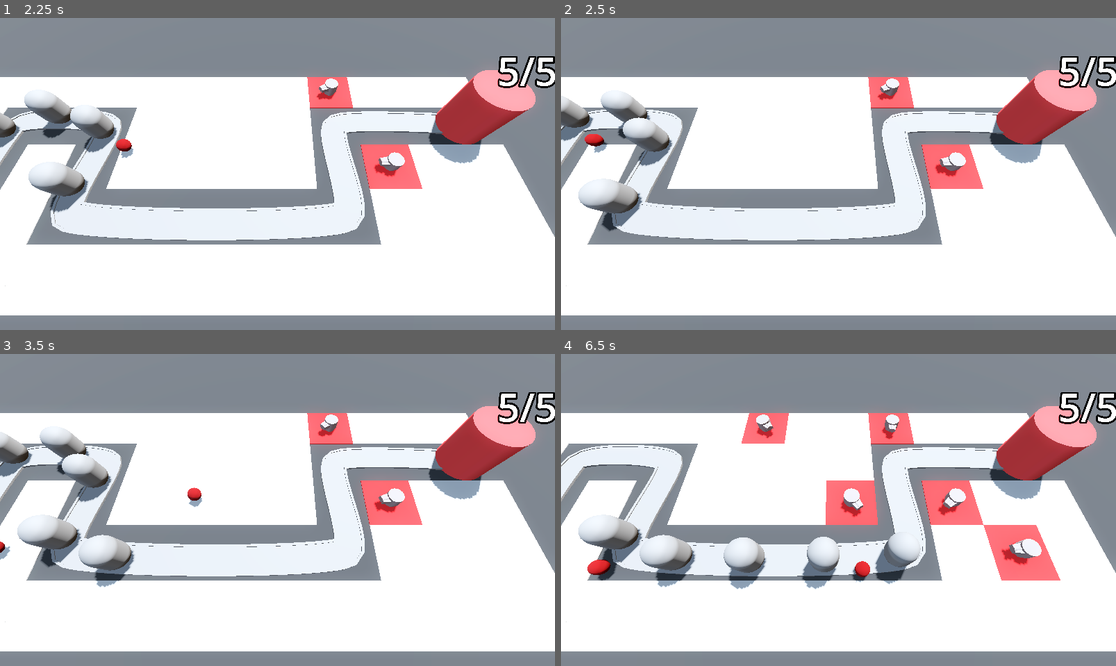
Above: before the commit, frames 1-4 (two rows, left to right).
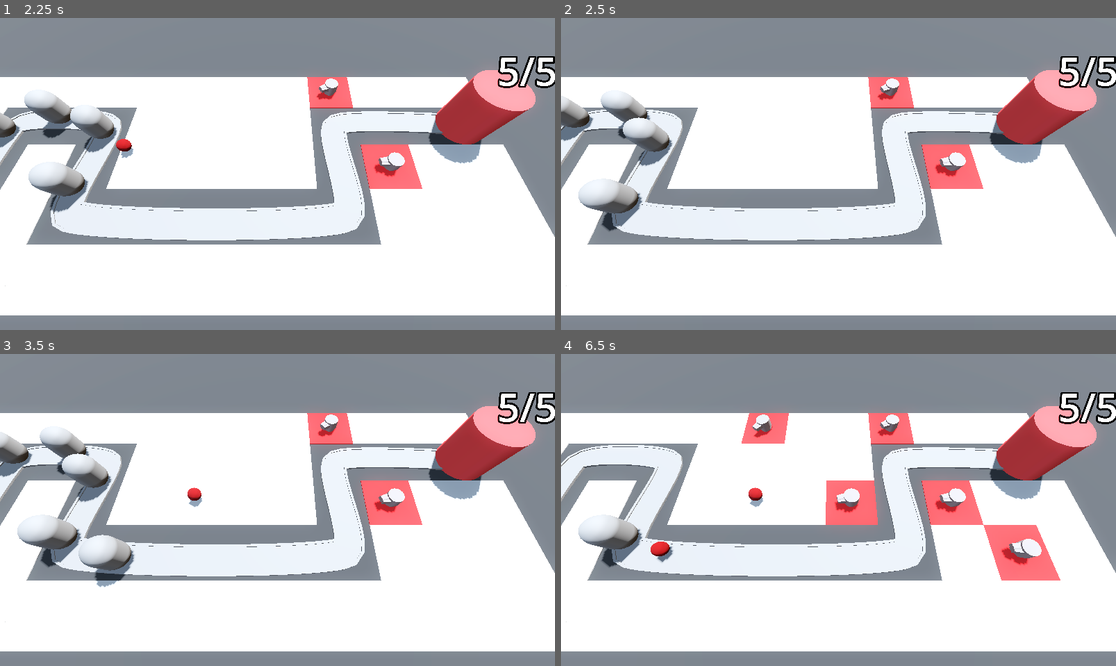
Above: after the commit, the same moments.

Repository: cosmo-the-deer/Barbarian-Blaster
Game: Godot game, scene res://BaseLevel.tscn
The game is run twice, just before and just after one commit, with the same random seed, the same clock (stepped at 60 frames per second) and the same inputs.
Inputs (mouse positions are in pixels of both pictures, inside the frame that each line leads up to):
- Up to frame 1 (2.25 s): move the mouse to (399, 158) at 0.52 s; press the mouse at (399, 158) at 0.53 s; move the mouse to (166, 189) at 1.27 s; release the mouse at (166, 189) at 1.28 s; click (166, 189) at 1.35 s; move the mouse to (333, 105) at 2.02 s; press the mouse at (333, 105) at 2.03 s
- Up to frame 2 (2.5 s): no input
- Up to frame 3 (3.5 s): move the mouse to (249, 572) at 2.77 s; release the mouse at (249, 572) at 2.78 s; click (249, 572) at 2.85 s
- Up to frame 4 (6.5 s): move the mouse to (1005, 556) at 3.52 s; press the mouse at (1005, 556) at 3.53 s; move the mouse to (672, 463) at 4.27 s; release the mouse at (672, 463) at 4.28 s; click (672, 463) at 4.35 s; move the mouse to (866, 510) at 5.02 s; press the mouse at (866, 510) at 5.03 s; move the mouse to (755, 432) at 5.77 s; release the mouse at (755, 432) at 5.78 s; click (755, 432) at 5.85 s

Frame 1 is identical in both runs. In frame 2, 0.2% of the frame differs, in the area x 4-9%, y 37-44%; in frame 3, less than 0.1%; in frame 4, 3.9%, in the area x 4-84%, y 21-76%.

Commit message:
Damageing Enemies

Diff:
--- a/Enemy/enemy.gd
+++ b/Enemy/enemy.gd
@@ -1,8 +1,18 @@
 extends PathFollow3D
 
 @export var speed: float = 2.5
+@export var max_health := 50
+
+var current_health: int:
+	set(heath_in):
+		current_health = heath_in
+		if current_health < 1:
+			queue_free()
 
 @onready var base = get_tree().get_first_node_in_group("base")
+
+func _ready() -> void:
+	current_health = max_health
 
 # Called every frame. 'delta' is the elapsed time since the previous frame.
 func _process(delta: float) -> void:
--- a/Enemy/enemy.tscn
+++ b/Enemy/enemy.tscn
@@ -1,8 +1,12 @@
-[gd_scene load_steps=3 format=3 uid="uid://d2ysy2j5t7sdf"]
+[gd_scene load_steps=4 format=3 uid="uid://d2ysy2j5t7sdf"]
 
 [ext_resource type="Script" uid="uid://bvhircwrng7rn" path="res://Enemy/enemy.gd" id="1_2pb1h"]
 
 [sub_resource type="CapsuleMesh" id="CapsuleMesh_xjnqo"]
+radius = 1.0
+height = 3.0
+
+[sub_resource type="CapsuleShape3D" id="CapsuleShape3D_2pb1h"]
 radius = 1.0
 height = 3.0
 
@@ -15,3 +19,9 @@
 [node name="MeshInstance3D" type="MeshInstance3D" parent="."]
 transform = Transform3D(1, 0, 0, 0, 1, 0, 0, 0, 1, 0, 1.5, 0)
 mesh = SubResource("CapsuleMesh_xjnqo")
+
+[node name="EnemyArea3D" type="Area3D" parent="." groups=["enemy_area"]]
+
+[node name="CollisionShape3D" type="CollisionShape3D" parent="EnemyArea3D" groups=["enemy_area"]]
+transform = Transform3D(1, 0, 0, 0, 1, 0, 0, 0, 1, 0, 1.5, 0)
+shape = SubResource("CapsuleShape3D_2pb1h")
--- a/Turret/projectile.gd
+++ b/Turret/projectile.gd
@@ -10,3 +10,9 @@
 
 func _on_timer_timeout() -> void:
 	queue_free()
+
+
+func _on_area_entered(area: Area3D) -> void:
+	if area.is_in_group("enemy_area"):
+		area.get_parent().current_health -= 25
+		queue_free()
--- a/Turret/projectile.tscn
+++ b/Turret/projectile.tscn
@@ -25,4 +25,5 @@
 one_shot = true
 autostart = true
 
+[connection signal="area_entered" from="." to="." method="_on_area_entered"]
 [connection signal="timeout" from="Timer" to="." method="_on_timer_timeout"]
--- a/project.godot
+++ b/project.godot
@@ -18,6 +18,7 @@
 [global_group]
 
 base=""
+enemy_area=""
 
 [input]
 
